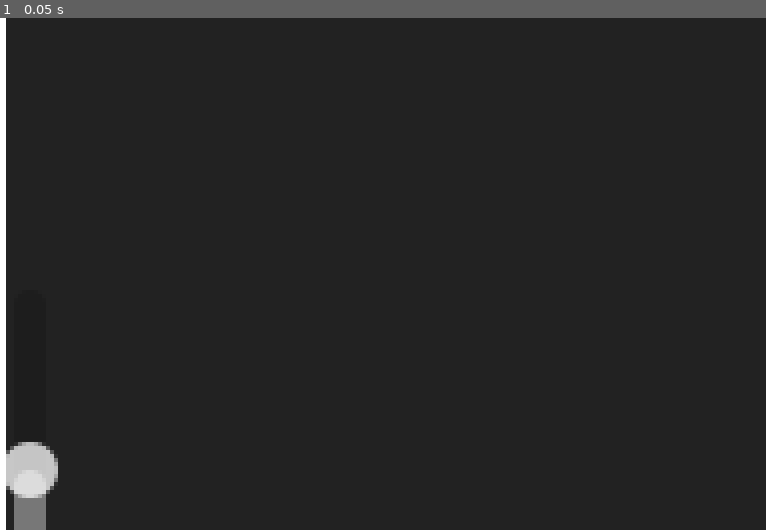
Above: before the commit, frame 1.
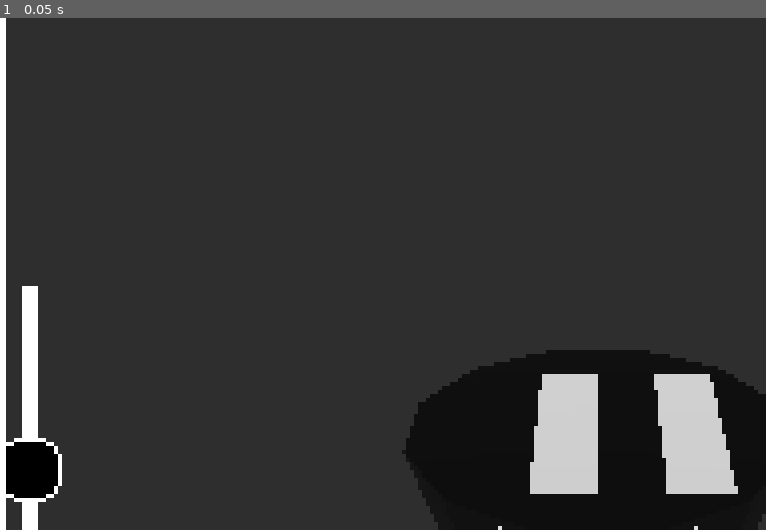
Above: after the commit, the same moment.

Repository: SpntKbrg/microwave-game
Game: Godot game, scene res://scenes/game_scene.tscn
Same seed, same stepped clock (60 frames per second), same inputs: the game is played once before the commit and once after it.
Inputs:
- Up to frame 1 (0.05 s): no input

The runs differ from the first frame. In frame 1, 5.5% of the frame differs, in the area x 0-97%, y 52-100%.

Commit message:
Fix UI for low res

Diff:
--- a/assets/ui/main_theme.tres
+++ b/assets/ui/main_theme.tres
@@ -1,9 +1,13 @@
-[gd_resource type="Theme" load_steps=8 format=3 uid="uid://cwt57yrv5fqbq"]
+[gd_resource type="Theme" load_steps=20 format=3 uid="uid://cwt57yrv5fqbq"]
 
 [ext_resource type="StyleBox" uid="uid://vivmq0totlqg" path="res://assets/ui/panel_box_style.tres" id="1_cstew"]
 [ext_resource type="StyleBox" uid="uid://b2r2dtyuwqix3" path="res://assets/ui/panel_box_alt_style.tres" id="1_mdnfb"]
 [ext_resource type="FontFile" uid="uid://b5yy44pxjmhej" path="res://assets/fonts/Logic_Loop_Extra_Letter_Space.ttf" id="1_r315b"]
 [ext_resource type="StyleBox" uid="uid://bmeaor8s0mkrj" path="res://assets/ui/panel_box_pressed_style.tres" id="3_gx6pb"]
+[ext_resource type="FontFile" uid="uid://uabnmj6d5aay" path="res://assets/fonts/Micro_Chat.ttf" id="5_ufljk"]
+[ext_resource type="StyleBox" uid="uid://dovsxvs6q3bl1" path="res://assets/ui/panel_box_small_style.tres" id="6_8ahlm"]
+[ext_resource type="Texture2D" uid="uid://ck0u7ps7of8ye" path="res://assets/ui/panel_small_9slices.png" id="7_7fqi6"]
+[ext_resource type="FontFile" uid="uid://bmlani0g2gxnm" path="res://assets/fonts/Slim_Fit.ttf" id="7_y8yuo"]
 
 [sub_resource type="StyleBoxFlat" id="StyleBoxFlat_8ahlm"]
 content_margin_left = 4.0
@@ -38,9 +42,43 @@
 expand_margin_right = 2.0
 expand_margin_bottom = 2.0
 
+[sub_resource type="StyleBoxEmpty" id="StyleBoxEmpty_tq20e"]
+
+[sub_resource type="StyleBoxEmpty" id="StyleBoxEmpty_oobvn"]
+
+[sub_resource type="StyleBoxLine" id="StyleBoxLine_8wxma"]
+color = Color(1, 1, 1, 1)
+thickness = 4
+
+[sub_resource type="StyleBoxFlat" id="StyleBoxFlat_7fqi6"]
+bg_color = Color(0, 0, 0, 0.74509805)
+corner_detail = 4
+
 [sub_resource type="StyleBoxLine" id="StyleBoxLine_gx6pb"]
 color = Color(1, 1, 1, 1)
 thickness = 2
+
+[sub_resource type="StyleBoxFlat" id="StyleBoxFlat_8wxma"]
+bg_color = Color(1, 1, 1, 1)
+border_width_left = 1
+border_width_top = 1
+border_width_right = 1
+border_width_bottom = 1
+border_color = Color(0, 0, 0, 1)
+corner_radius_top_left = 4
+corner_radius_top_right = 4
+corner_radius_bottom_right = 4
+corner_radius_bottom_left = 4
+anti_aliasing = false
+
+[sub_resource type="StyleBoxEmpty" id="StyleBoxEmpty_7fqi6"]
+
+[sub_resource type="StyleBoxEmpty" id="StyleBoxEmpty_8wxma"]
+
+[sub_resource type="StyleBoxLine" id="StyleBoxLine_tq20e"]
+color = Color(1, 1, 1, 1)
+thickness = 4
+vertical = true
 
 [resource]
 Button/colors/font_color = Color(0.875, 0.875, 0.875, 1)
@@ -67,6 +105,24 @@
 Button/styles/hover = ExtResource("1_mdnfb")
 Button/styles/normal = ExtResource("1_cstew")
 Button/styles/pressed = ExtResource("3_gx6pb")
+ButtonSmall/base_type = &"Button"
+ButtonSmall/font_sizes/font_size = 5
+ButtonSmall/fonts/font = ExtResource("5_ufljk")
+ButtonSmall/styles/normal = ExtResource("6_8ahlm")
+HSlider/icons/grabber = ExtResource("7_7fqi6")
+HSlider/styles/grabber_area = SubResource("StyleBoxEmpty_tq20e")
+HSlider/styles/grabber_area_highlight = SubResource("StyleBoxEmpty_oobvn")
+HSlider/styles/slider = SubResource("StyleBoxLine_8wxma")
 HeaderLarge/font_sizes/font_size = 12
 Label/fonts/font = ExtResource("1_r315b")
+Panel/styles/panel = SubResource("StyleBoxFlat_7fqi6")
 ProgressBar/styles/fill = SubResource("StyleBoxLine_gx6pb")
+StickerFont/base_type = &"Label"
+StickerFont/font_sizes/font_size = 8
+StickerFont/fonts/font = ExtResource("7_y8yuo")
+StickerPanel/base_type = &"Panel"
+StickerPanel/styles/panel = SubResource("StyleBoxFlat_8wxma")
+VSlider/icons/grabber = ExtResource("7_7fqi6")
+VSlider/styles/grabber_area = SubResource("StyleBoxEmpty_7fqi6")
+VSlider/styles/grabber_area_highlight = SubResource("StyleBoxEmpty_8wxma")
+VSlider/styles/slider = SubResource("StyleBoxLine_tq20e")
--- /dev/null
+++ b/assets/ui/panel_box_small_style.tres
@@ -0,0 +1,12 @@
+[gd_resource type="StyleBoxTexture" load_steps=2 format=3 uid="uid://dovsxvs6q3bl1"]
+
+[ext_resource type="Texture2D" uid="uid://ck0u7ps7of8ye" path="res://assets/ui/panel_small_9slices.png" id="1_h35b6"]
+
+[resource]
+texture = ExtResource("1_h35b6")
+texture_margin_left = 4.0
+texture_margin_top = 4.0
+texture_margin_right = 4.0
+texture_margin_bottom = 4.0
+axis_stretch_horizontal = 1
+axis_stretch_vertical = 1
--- a/scenes/inspect_modal/inspect_modal.tscn
+++ b/scenes/inspect_modal/inspect_modal.tscn
@@ -1,11 +1,9 @@
 [gd_scene load_steps=5 format=3 uid="uid://daai2yr3w1kpk"]
 
+[ext_resource type="Theme" uid="uid://cwt57yrv5fqbq" path="res://assets/ui/main_theme.tres" id="1_0td8r"]
 [ext_resource type="PackedScene" uid="uid://bmbl6n4gjcx7y" path="res://scenes/inspect_modal/item_scene/item_scene.tscn" id="1_imrat"]
 [ext_resource type="Script" uid="uid://e8cot2u6rdfw" path="res://scripts/inspect_modal/inspect_modal.gd" id="1_rbwl8"]
 [ext_resource type="Script" uid="uid://umoaoeftjfhj" path="res://scripts/inputs/raw_input.gd" id="3_1fac2"]
-
-[sub_resource type="StyleBoxFlat" id="StyleBoxFlat_84xar"]
-bg_color = Color(0, 0, 0, 0.5568628)
 
 [node name="InspectModal" type="Control" node_paths=PackedStringArray("__item_scene", "__rotation_input", "__rotation_slider", "__angle_slider", "__close_button")]
 clip_contents = true
@@ -17,6 +15,7 @@
 offset_right = 96.0
 offset_bottom = 64.0
 grow_vertical = 2
+theme = ExtResource("1_0td8r")
 script = ExtResource("1_rbwl8")
 __item_scene = NodePath("ModalMargin/ModalBg/SubViewportContainer/SubViewport/ItemScene")
 __rotation_input = NodePath("StickInput")
@@ -31,18 +30,21 @@
 anchor_bottom = 1.0
 grow_horizontal = 2
 grow_vertical = 2
+theme = ExtResource("1_0td8r")
 
 [node name="ModalBg" type="PanelContainer" parent="ModalMargin"]
 layout_mode = 2
-theme_override_styles/panel = SubResource("StyleBoxFlat_84xar")
+theme = ExtResource("1_0td8r")
 
 [node name="SubViewportContainer" type="SubViewportContainer" parent="ModalMargin/ModalBg"]
 texture_filter = 3
 layout_mode = 2
+theme = ExtResource("1_0td8r")
 stretch = true
 mouse_target = true
 
 [node name="SubViewport" type="SubViewport" parent="ModalMargin/ModalBg/SubViewportContainer"]
+own_world_3d = true
 transparent_bg = true
 handle_input_locally = false
 size = Vector2i(96, 128)
@@ -54,6 +56,7 @@
 
 [node name="UIOverlay" type="Control" parent="ModalMargin/ModalBg"]
 layout_mode = 2
+theme = ExtResource("1_0td8r")
 
 [node name="Close" type="Button" parent="ModalMargin/ModalBg/UIOverlay"]
 visible = false
@@ -64,6 +67,7 @@
 offset_left = -18.0
 offset_bottom = 31.0
 grow_horizontal = 0
+theme = ExtResource("1_0td8r")
 text = "X"
 
 [node name="RotateSlider" type="HSlider" parent="ModalMargin/ModalBg/UIOverlay"]
@@ -80,6 +84,7 @@
 offset_bottom = -3.0
 grow_horizontal = 2
 grow_vertical = 0
+theme = ExtResource("1_0td8r")
 min_value = -180.0
 max_value = 180.0
 
@@ -94,6 +99,7 @@
 offset_right = 16.0
 offset_bottom = 40.0
 grow_vertical = 2
+theme = ExtResource("1_0td8r")
 min_value = -180.0
 max_value = 180.0
 
--- a/scenes/inspect_modal/item_scene/item_scene.tscn
+++ b/scenes/inspect_modal/item_scene/item_scene.tscn
@@ -2,7 +2,7 @@
 
 [ext_resource type="Script" uid="uid://fe6g68x5fo0n" path="res://scripts/inspect_modal/item_scene.gd" id="1_yi1ot"]
 [ext_resource type="PackedScene" uid="uid://c3aqmf6dgeygw" path="res://scenes/inspect_modal/sticker.tscn" id="3_2meiq"]
-[ext_resource type="PackedScene" uid="uid://b5eh3kaua1vm3" path="res://assets/models/steak.gltf" id="4_imtgy"]
+[ext_resource type="PackedScene" uid="uid://bgrl47itcuopp" path="res://scenes/items/item_models/noodle.tscn" id="3_yi1ot"]
 
 [sub_resource type="ViewportTexture" id="ViewportTexture_qvher"]
 viewport_path = NodePath("ItemHolder/Sticker/SubViewport")
@@ -23,24 +23,24 @@
 [node name="ItemHolder" type="Node3D" parent="."]
 
 [node name="Sticker" type="Sprite3D" parent="ItemHolder"]
-transform = Transform3D(1, 0, 0, 0, -4.371139e-08, -1, 0, 1, -4.371139e-08, 0, 0, -2)
+transform = Transform3D(1, 0, 0, 0, -4.371139e-08, 1, 0, -1, -4.371139e-08, 0, 0, -2)
 cast_shadow = 0
-pixel_size = 0.002
 shaded = true
 alpha_cut = 1
+texture_filter = 2
 texture = SubResource("ViewportTexture_qvher")
 
 [node name="SubViewport" type="SubViewport" parent="ItemHolder/Sticker"]
 transparent_bg = true
 gui_disable_input = true
-size = Vector2i(228, 128)
+size = Vector2i(64, 32)
 
 [node name="Sticker" parent="ItemHolder/Sticker/SubViewport" instance=ExtResource("3_2meiq")]
 
-[node name="blockbench_export" parent="ItemHolder" instance=ExtResource("4_imtgy")]
+[node name="Noodle" parent="ItemHolder" instance=ExtResource("3_yi1ot")]
 
 [node name="Camera3D" type="Camera3D" parent="."]
-transform = Transform3D(1, 0, 0, 0, 0.9135454, 0.40673664, 0, -0.40673664, 0.9135454, 0, 1, 1.25)
+transform = Transform3D(1, 0, 0, 0, 0.8451032, 0.5346032, 0, -0.5346032, 0.8451032, -1.1920929e-07, 0.58142036, 0.84280014)
 environment = SubResource("Environment_2205y")
 
 [node name="DirectionalLight3D" type="DirectionalLight3D" parent="."]
--- a/scenes/inspect_modal/sticker.tscn
+++ b/scenes/inspect_modal/sticker.tscn
@@ -1,44 +1,29 @@
-[gd_scene load_steps=6 format=3 uid="uid://c3aqmf6dgeygw"]
+[gd_scene load_steps=5 format=3 uid="uid://c3aqmf6dgeygw"]
 
 [ext_resource type="Script" uid="uid://baq76nl3a54t0" path="res://scripts/inspect_modal/sticker.gd" id="1_bb5sh"]
-[ext_resource type="FontFile" uid="uid://rfkuv0qj3inv" path="res://assets/fonts/Space_Contract.ttf" id="2_3y8l3"]
+[ext_resource type="Theme" uid="uid://cwt57yrv5fqbq" path="res://assets/ui/main_theme.tres" id="2_rle7x"]
 [ext_resource type="Texture2D" uid="uid://kfoihhqqa54h" path="res://assets/sprites/low.png" id="3_gck53"]
 
-[sub_resource type="StyleBoxFlat" id="StyleBoxFlat_qvher"]
-bg_color = Color(1, 1, 1, 1)
-border_width_left = 4
-border_width_top = 4
-border_width_right = 4
-border_width_bottom = 4
-border_color = Color(0.7254359, 0.57254857, 7.70092e-07, 1)
-corner_radius_top_left = 16
-corner_radius_top_right = 16
-corner_radius_bottom_right = 16
-corner_radius_bottom_left = 16
-
-[sub_resource type="LabelSettings" id="LabelSettings_ftn2d"]
-font = ExtResource("2_3y8l3")
-font_size = 36
+[sub_resource type="LabelSettings" id="LabelSettings_gck53"]
 font_color = Color(0, 0, 0, 1)
-outline_color = Color(0, 0, 0, 1)
 
 [node name="Sticker" type="Control" node_paths=PackedStringArray("label")]
-custom_minimum_size = Vector2(128, 128)
+texture_filter = 3
+custom_minimum_size = Vector2(32, 32)
 layout_mode = 3
-anchors_preset = 15
-anchor_right = 1.0
-anchor_bottom = 1.0
-grow_horizontal = 2
-grow_vertical = 2
+anchors_preset = 0
+offset_right = 32.0
+offset_bottom = 32.0
 script = ExtResource("1_bb5sh")
 label = NodePath("Panel/Label")
 
 [node name="Panel" type="Panel" parent="."]
-custom_minimum_size = Vector2(128, 128)
+custom_minimum_size = Vector2(32, 32)
 layout_mode = 0
-offset_right = 128.0
-offset_bottom = 128.0
-theme_override_styles/panel = SubResource("StyleBoxFlat_qvher")
+offset_right = 32.0
+offset_bottom = 32.0
+theme = ExtResource("2_rle7x")
+theme_type_variation = &"StickerPanel"
 
 [node name="Label" type="Label" parent="Panel"]
 layout_mode = 1
@@ -47,12 +32,29 @@
 anchor_bottom = 1.0
 grow_horizontal = 2
 grow_vertical = 2
+theme = ExtResource("2_rle7x")
+theme_type_variation = &"StickerFont"
 text = "1:00"
-label_settings = SubResource("LabelSettings_ftn2d")
+label_settings = SubResource("LabelSettings_gck53")
 horizontal_alignment = 1
 vertical_alignment = 1
 uppercase = true
 
-[node name="TemperatureIcon" type="Sprite2D" parent="Panel"]
-position = Vector2(180, 63)
+[node name="Control" type="Control" parent="Panel"]
+layout_mode = 1
+anchors_preset = 6
+anchor_left = 1.0
+anchor_top = 0.5
+anchor_right = 1.0
+anchor_bottom = 0.5
+offset_left = -40.0
+offset_top = -20.0
+offset_right = -40.0
+offset_bottom = -20.0
+grow_horizontal = 0
+grow_vertical = 2
+
+[node name="TemperatureIcon" type="Sprite2D" parent="Panel/Control"]
+position = Vector2(52, 20)
+scale = Vector2(0.23, 0.23)
 texture = ExtResource("3_gck53")
--- /dev/null
+++ b/scenes/items/item_models/foodbox.tscn
@@ -0,0 +1,15 @@
+[gd_scene load_steps=3 format=3 uid="uid://bdljjh70tud5t"]
+
+[ext_resource type="PackedScene" uid="uid://4fjijrod57p4" path="res://assets/models/release/foodbox.gltf" id="1_hfuw5"]
+
+[sub_resource type="BoxShape3D" id="BoxShape3D_mkhat"]
+size = Vector3(1, 0.25, 1)
+
+[node name="Foodbox" type="Node3D"]
+
+[node name="blockbench_export" parent="." instance=ExtResource("1_hfuw5")]
+
+[node name="StaticBody3D" type="StaticBody3D" parent="."]
+
+[node name="CollisionShape3D" type="CollisionShape3D" parent="StaticBody3D"]
+shape = SubResource("BoxShape3D_mkhat")
--- /dev/null
+++ b/scenes/items/item_models/mug.tscn
@@ -0,0 +1,18 @@
+[gd_scene load_steps=3 format=3 uid="uid://2v6lnu1yie2j"]
+
+[ext_resource type="PackedScene" uid="uid://b5x2v2xyjioln" path="res://assets/models/release/mug.gltf" id="1_8bo7k"]
+
+[sub_resource type="CylinderShape3D" id="CylinderShape3D_sluji"]
+height = 0.37280273
+radius = 0.12695313
+
+[node name="Mug" type="Node3D"]
+
+[node name="StaticBody3D" type="StaticBody3D" parent="."]
+transform = Transform3D(1, 0, 0, 0, 1, 0, 0, 0, 1, 0, -0.2, 0)
+
+[node name="CollisionShape3D" type="CollisionShape3D" parent="StaticBody3D"]
+transform = Transform3D(1, 0, 0, 0, 1, 0, 0, 0, 1, 0, 0.18908691, 0)
+shape = SubResource("CylinderShape3D_sluji")
+
+[node name="blockbench_export" parent="StaticBody3D" instance=ExtResource("1_8bo7k")]
--- /dev/null
+++ b/scenes/items/item_models/noodle.tscn
@@ -0,0 +1,16 @@
+[gd_scene load_steps=3 format=3 uid="uid://bgrl47itcuopp"]
+
+[ext_resource type="PackedScene" uid="uid://bdbdd0ykrprdn" path="res://assets/models/release/noodlecup.gltf" id="1_cmr7w"]
+
+[sub_resource type="CylinderShape3D" id="CylinderShape3D_qeu57"]
+height = 0.2503662
+radius = 0.2
+
+[node name="Noodle" type="Node3D"]
+
+[node name="StaticBody3D" type="StaticBody3D" parent="."]
+
+[node name="CollisionShape3D" type="CollisionShape3D" parent="StaticBody3D"]
+shape = SubResource("CylinderShape3D_qeu57")
+
+[node name="blockbench_export" parent="." instance=ExtResource("1_cmr7w")]
--- /dev/null
+++ b/scenes/items/item_models/popsicle.tscn
@@ -0,0 +1,17 @@
+[gd_scene load_steps=3 format=3 uid="uid://2ukow7lxxamj"]
+
+[ext_resource type="PackedScene" uid="uid://bl0ek5i35biqv" path="res://assets/models/release/popsicle.gltf" id="1_itjlk"]
+
+[sub_resource type="BoxShape3D" id="BoxShape3D_ifnxk"]
+size = Vector3(0.2750244, 0.07556152, 0.64086914)
+
+[node name="Popsicle" type="Node3D"]
+
+[node name="StaticBody3D" type="StaticBody3D" parent="."]
+transform = Transform3D(1, 0, 0, 0, 1, 0, 0, 0, 1, 0, -0.037, 0)
+
+[node name="CollisionShape3D" type="CollisionShape3D" parent="StaticBody3D"]
+transform = Transform3D(1, 0, 0, 0, 1, 0, 0, 0, 1, 0.0006713867, 0.035949707, 0.06604004)
+shape = SubResource("BoxShape3D_ifnxk")
+
+[node name="blockbench_export" parent="StaticBody3D" instance=ExtResource("1_itjlk")]
--- /dev/null
+++ b/scenes/items/item_models/steak.tscn
@@ -0,0 +1,16 @@
+[gd_scene load_steps=3 format=3 uid="uid://bt1ashl42m3xu"]
+
+[ext_resource type="PackedScene" uid="uid://c86mokstmggjb" path="res://assets/models/release/steak.gltf" id="1_uxqhc"]
+
+[sub_resource type="BoxShape3D" id="BoxShape3D_6woyc"]
+size = Vector3(1, 0.15530014, 1)
+
+[node name="Noodle" type="Node3D"]
+
+[node name="StaticBody3D" type="StaticBody3D" parent="."]
+
+[node name="CollisionShape3D" type="CollisionShape3D" parent="StaticBody3D"]
+transform = Transform3D(1, 0, 0, 0, 1, 0, 0, 0, 1, 0, 0.016557693, 0)
+shape = SubResource("BoxShape3D_6woyc")
+
+[node name="blockbench_export" parent="." instance=ExtResource("1_uxqhc")]
--- a/scenes/mockup/basic_microwave_ui.tscn
+++ b/scenes/mockup/basic_microwave_ui.tscn
@@ -1,8 +1,7 @@
-[gd_scene load_steps=4 format=3 uid="uid://1fkkghi6lstr"]
+[gd_scene load_steps=3 format=3 uid="uid://1fkkghi6lstr"]
 
 [ext_resource type="Script" uid="uid://kq36ivf5ywud" path="res://scripts/game/basic_microwave_ui.gd" id="1_hbci5"]
 [ext_resource type="Theme" uid="uid://cwt57yrv5fqbq" path="res://assets/ui/main_theme.tres" id="2_6aqxj"]
-[ext_resource type="FontFile" uid="uid://cpcgqtb1jtfou" path="res://assets/fonts/Logic_Loop.ttf" id="2_e5foy"]
 
 [node name="microwave_ui" type="Control" node_paths=PackedStringArray("number_buttons", "temperature_buttons", "reset_button", "timer_text", "start_button")]
 layout_mode = 3
@@ -29,6 +28,7 @@
 offset_bottom = 128.0
 grow_horizontal = 2
 grow_vertical = 2
+theme = ExtResource("2_6aqxj")
 
 [node name="HBoxContainer" type="HBoxContainer" parent="bg"]
 layout_mode = 1
@@ -44,9 +44,9 @@
 
 [node name="VBoxContainer" type="VBoxContainer" parent="bg/HBoxContainer"]
 layout_mode = 2
+theme_override_constants/separation = 2
 
 [node name="CenterContainer" type="CenterContainer" parent="bg/HBoxContainer/VBoxContainer"]
-custom_minimum_size = Vector2(24, 16)
 layout_mode = 2
 size_flags_vertical = 3
 
@@ -54,10 +54,9 @@
 texture_filter = 3
 layout_mode = 2
 theme = ExtResource("2_6aqxj")
-theme_type_variation = &"HeaderLarge"
-theme_override_fonts/font = ExtResource("2_e5foy")
-theme_override_font_sizes/font_size = 12
 text = "0:00"
+horizontal_alignment = 1
+vertical_alignment = 1
 
 [node name="GridContainer" type="GridContainer" parent="bg/HBoxContainer/VBoxContainer"]
 layout_mode = 2
@@ -68,166 +67,152 @@
 [node name="LOW" type="Button" parent="bg/HBoxContainer/VBoxContainer/GridContainer"]
 visible = false
 texture_filter = 3
-custom_minimum_size = Vector2(24, 20)
-layout_mode = 2
-size_flags_horizontal = 3
-size_flags_vertical = 3
-theme = ExtResource("2_6aqxj")
-theme_override_fonts/font = ExtResource("2_e5foy")
+custom_minimum_size = Vector2(24, 0)
+layout_mode = 2
+size_flags_horizontal = 3
+size_flags_vertical = 3
+theme = ExtResource("2_6aqxj")
+theme_type_variation = &"ButtonSmall"
 text = "LOW"
 
 [node name="MID" type="Button" parent="bg/HBoxContainer/VBoxContainer/GridContainer"]
 visible = false
 texture_filter = 3
-custom_minimum_size = Vector2(24, 20)
-layout_mode = 2
-size_flags_horizontal = 3
-size_flags_vertical = 3
-theme = ExtResource("2_6aqxj")
-theme_override_fonts/font = ExtResource("2_e5foy")
-theme_override_font_sizes/font_size = 2
+custom_minimum_size = Vector2(24, 0)
+layout_mode = 2
+size_flags_horizontal = 3
+size_flags_vertical = 3
+theme = ExtResource("2_6aqxj")
+theme_type_variation = &"ButtonSmall"
 text = "MID"
 
 [node name="HIGH" type="Button" parent="bg/HBoxContainer/VBoxContainer/GridContainer"]
 visible = false
 texture_filter = 3
-custom_minimum_size = Vector2(24, 20)
-layout_mode = 2
-size_flags_horizontal = 3
-size_flags_vertical = 3
-theme = ExtResource("2_6aqxj")
-theme_override_fonts/font = ExtResource("2_e5foy")
-theme_override_font_sizes/font_size = 2
+custom_minimum_size = Vector2(24, 0)
+layout_mode = 2
+size_flags_horizontal = 3
+size_flags_vertical = 3
+theme = ExtResource("2_6aqxj")
+theme_type_variation = &"ButtonSmall"
 text = "HIGH"
 
 [node name="1" type="Button" parent="bg/HBoxContainer/VBoxContainer/GridContainer"]
 texture_filter = 3
-custom_minimum_size = Vector2(24, 20)
-layout_mode = 2
-size_flags_horizontal = 3
-size_flags_vertical = 3
-theme = ExtResource("2_6aqxj")
-theme_override_fonts/font = ExtResource("2_e5foy")
-theme_override_font_sizes/font_size = 5
+custom_minimum_size = Vector2(24, 0)
+layout_mode = 2
+size_flags_horizontal = 3
+size_flags_vertical = 3
+theme = ExtResource("2_6aqxj")
+theme_type_variation = &"ButtonSmall"
 text = "1"
 
 [node name="2" type="Button" parent="bg/HBoxContainer/VBoxContainer/GridContainer"]
 texture_filter = 3
-custom_minimum_size = Vector2(24, 20)
-layout_mode = 2
-size_flags_horizontal = 3
-size_flags_vertical = 3
-theme = ExtResource("2_6aqxj")
-theme_override_fonts/font = ExtResource("2_e5foy")
-theme_override_font_sizes/font_size = 5
+custom_minimum_size = Vector2(24, 0)
+layout_mode = 2
+size_flags_horizontal = 3
+size_flags_vertical = 3
+theme = ExtResource("2_6aqxj")
+theme_type_variation = &"ButtonSmall"
 text = "2"
 
 [node name="3" type="Button" parent="bg/HBoxContainer/VBoxContainer/GridContainer"]
 texture_filter = 3
-custom_minimum_size = Vector2(24, 20)
-layout_mode = 2
-size_flags_horizontal = 3
-size_flags_vertical = 3
-theme = ExtResource("2_6aqxj")
-theme_override_fonts/font = ExtResource("2_e5foy")
-theme_override_font_sizes/font_size = 5
+custom_minimum_size = Vector2(24, 0)
+layout_mode = 2
+size_flags_horizontal = 3
+size_flags_vertical = 3
+theme = ExtResource("2_6aqxj")
+theme_type_variation = &"ButtonSmall"
 text = "3"
 
 [node name="4" type="Button" parent="bg/HBoxContainer/VBoxContainer/GridContainer"]
 texture_filter = 3
-custom_minimum_size = Vector2(24, 20)
-layout_mode = 2
-size_flags_horizontal = 3
-size_flags_vertical = 3
-theme = ExtResource("2_6aqxj")
-theme_override_fonts/font = ExtResource("2_e5foy")
-theme_override_font_sizes/font_size = 5
+custom_minimum_size = Vector2(24, 0)
+layout_mode = 2
+size_flags_horizontal = 3
+size_flags_vertical = 3
+theme = ExtResource("2_6aqxj")
+theme_type_variation = &"ButtonSmall"
 text = "4"
 
 [node name="5" type="Button" parent="bg/HBoxContainer/VBoxContainer/GridContainer"]
 texture_filter = 3
-custom_minimum_size = Vector2(24, 20)
-layout_mode = 2
-size_flags_horizontal = 3
-size_flags_vertical = 3
-theme = ExtResource("2_6aqxj")
-theme_override_fonts/font = ExtResource("2_e5foy")
-theme_override_font_sizes/font_size = 5
+custom_minimum_size = Vector2(24, 0)
+layout_mode = 2
+size_flags_horizontal = 3
+size_flags_vertical = 3
+theme = ExtResource("2_6aqxj")
+theme_type_variation = &"ButtonSmall"
 text = "5"
 
 [node name="6" type="Button" parent="bg/HBoxContainer/VBoxContainer/GridContainer"]
 texture_filter = 3
-custom_minimum_size = Vector2(24, 20)
-layout_mode = 2
-size_flags_horizontal = 3
-size_flags_vertical = 3
-theme = ExtResource("2_6aqxj")
-theme_override_fonts/font = ExtResource("2_e5foy")
-theme_override_font_sizes/font_size = 5
+custom_minimum_size = Vector2(24, 0)
+layout_mode = 2
+size_flags_horizontal = 3
+size_flags_vertical = 3
+theme = ExtResource("2_6aqxj")
+theme_type_variation = &"ButtonSmall"
 text = "6"
 
 [node name="7" type="Button" parent="bg/HBoxContainer/VBoxContainer/GridContainer"]
 texture_filter = 3
-custom_minimum_size = Vector2(24, 20)
-layout_mode = 2
-size_flags_horizontal = 3
-size_flags_vertical = 3
-theme = ExtResource("2_6aqxj")
-theme_override_fonts/font = ExtResource("2_e5foy")
-theme_override_font_sizes/font_size = 5
+custom_minimum_size = Vector2(24, 0)
+layout_mode = 2
+size_flags_horizontal = 3
+size_flags_vertical = 3
+theme = ExtResource("2_6aqxj")
+theme_type_variation = &"ButtonSmall"
 text = "7"
 
 [node name="8" type="Button" parent="bg/HBoxContainer/VBoxContainer/GridContainer"]
 texture_filter = 3
-custom_minimum_size = Vector2(24, 20)
-layout_mode = 2
-size_flags_horizontal = 3
-size_flags_vertical = 3
-theme = ExtResource("2_6aqxj")
-theme_override_fonts/font = ExtResource("2_e5foy")
-theme_override_font_sizes/font_size = 5
+custom_minimum_size = Vector2(24, 0)
+layout_mode = 2
+size_flags_horizontal = 3
+size_flags_vertical = 3
+theme = ExtResource("2_6aqxj")
+theme_type_variation = &"ButtonSmall"
 text = "8"
 
 [node name="9" type="Button" parent="bg/HBoxContainer/VBoxContainer/GridContainer"]
 texture_filter = 3
-custom_minimum_size = Vector2(24, 20)
-layout_mode = 2
-size_flags_horizontal = 3
-size_flags_vertical = 3
-theme = ExtResource("2_6aqxj")
-theme_override_fonts/font = ExtResource("2_e5foy")
-theme_override_font_sizes/font_size = 5
+custom_minimum_size = Vector2(24, 0)
+layout_mode = 2
+size_flags_horizontal = 3
+size_flags_vertical = 3
+theme = ExtResource("2_6aqxj")
+theme_type_variation = &"ButtonSmall"
 text = "9"
 
 [node name="reset" type="Button" parent="bg/HBoxContainer/VBoxContainer/GridContainer"]
 texture_filter = 3
-custom_minimum_size = Vector2(24, 20)
-layout_mode = 2
-size_flags_horizontal = 2
-size_flags_vertical = 2
-theme = ExtResource("2_6aqxj")
-theme_override_fonts/font = ExtResource("2_e5foy")
-theme_override_font_sizes/font_size = 5
+custom_minimum_size = Vector2(24, 0)
+layout_mode = 2
+size_flags_horizontal = 3
+size_flags_vertical = 3
+theme = ExtResource("2_6aqxj")
+theme_type_variation = &"ButtonSmall"
 text = "Reset"
 
 [node name="0" type="Button" parent="bg/HBoxContainer/VBoxContainer/GridContainer"]
 texture_filter = 3
-custom_minimum_size = Vector2(24, 20)
-layout_mode = 2
-size_flags_horizontal = 2
-size_flags_vertical = 2
-theme = ExtResource("2_6aqxj")
-theme_override_fonts/font = ExtResource("2_e5foy")
-theme_override_font_sizes/font_size = 5
+custom_minimum_size = Vector2(24, 0)
+layout_mode = 2
+size_flags_horizontal = 3
+size_flags_vertical = 3
+theme = ExtResource("2_6aqxj")
+theme_type_variation = &"ButtonSmall"
 text = "0"
 
 [node name="start" type="Button" parent="bg/HBoxContainer/VBoxContainer/GridContainer"]
 texture_filter = 3
-custom_minimum_size = Vector2(24, 20)
-layout_mode = 2
-size_flags_horizontal = 2
-size_flags_vertical = 2
-theme = ExtResource("2_6aqxj")
-theme_override_fonts/font = ExtResource("2_e5foy")
-theme_override_font_sizes/font_size = 6
+custom_minimum_size = Vector2(24, 0)
+layout_mode = 2
+size_flags_horizontal = 3
+size_flags_vertical = 3
+theme = ExtResource("2_6aqxj")
+theme_type_variation = &"ButtonSmall"
 text = "Start"
Binary file added: assets/fonts/Micro_Chat.ttf
Not shown, added: assets/fonts/Micro_Chat.ttf.import
Binary file added: assets/fonts/Slim_Fit.ttf
Not shown, added: assets/fonts/Slim_Fit.ttf.import
Binary file added: assets/ui/panel_small_9slices.png
Not shown, added: assets/ui/panel_small_9slices.png.import
Not shown, added: assets/fonts/Micro-Chat-Info.md
Not shown, added: assets/fonts/Slim-Fit-Info.md
